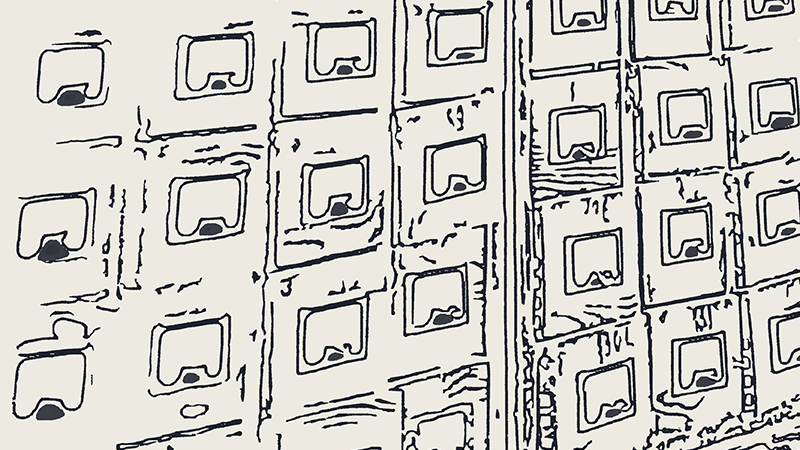
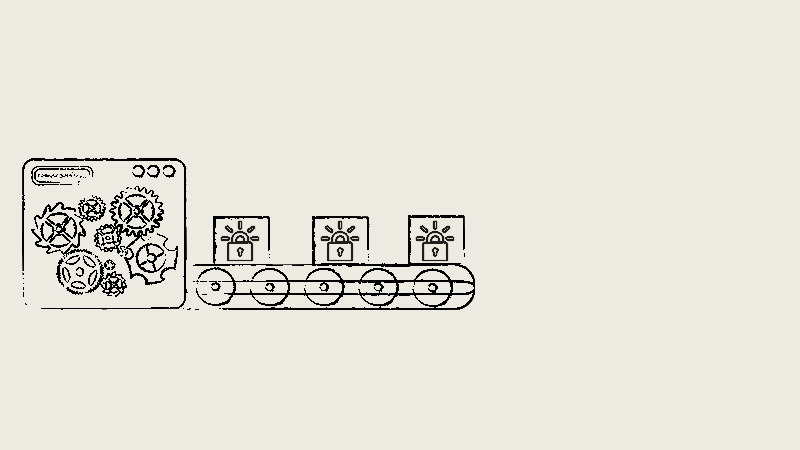
The second 800 x 450 image is a revision of the first. Changes to its layers:
added group "letsenc" with 4 layers above "card_index" over [22, 158, 475, 311]
added layer "data" in group "letsenc" over [22, 158, 475, 311]
added layer "Layer 5 copy 3" in group "letsenc" over [416, 221, 454, 261]
added layer "Layer 5 copy 2" in group "letsenc" over [321, 221, 359, 261]
added layer "Layer 5 copy" in group "letsenc" over [221, 221, 259, 261]
hid "card_index" over [10, 0, 800, 450]
